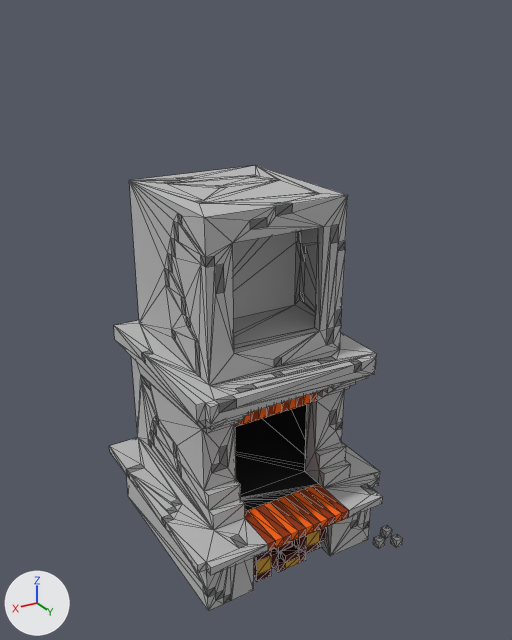
The OBJ model Assets/Games/assets/house_fireplace.obj: old version first, new version second.
The view is the same before and after, from a 50 mm camera at (38.5, 65.2, 61.5) aimed at (-0.2, 0.6, 29.2). Every picture has the same lights, and +X, +Y and +Z are marked at lower left. Mesh edges are drawn as thin lines. Where no turn or scale is listed for an object, it has been applied to the vertices. Vertices at the same position are counted once.

Names of what the first picture shows: 'house_fireplace'.
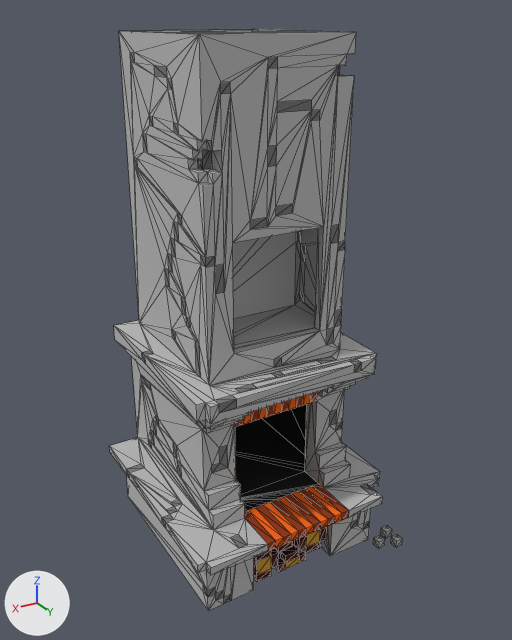
Commit message: new fireplace (again...)

Where the change shows, as pixel boxes (x1, y1, x2, y2) in the pictures (512 x 640 px):
'house_fireplace', reshaped (30% taller)
    before: (109, 165, 403, 611)
    after: (109, 29, 403, 611)
part 1 of me_house_fireplace, built on
    before: (129, 165, 348, 324)
    after: (119, 29, 356, 324)

The change, as a list of edits to the scene's bpy script:
```text
Change me_house_fireplace:
    used by ob_house_fireplace; location = (0.0, 0.0, 0.0)
    remove me_house_fireplace.from_pydata(...)  # 805 vertices, 1630 faces; spans x -14.0..14.0, y -13.5..13.5, z 0.0..44.0
    add me_house_fireplace.from_pydata(...)  # 943 vertices, 1906 faces; spans x -14.0..14.0, y -13.5..13.5, z 0.0..60.0
    me_house_fireplace part 1
    46 vertices are removed from x -8.0..9.0, y -12.5..6.5, z 43.0..44.0
    146 faces are deleted
    108 vertices are added at x -8.0..9.0, y -12.5..6.5, z 43.0..60.0
    7 new vertices lie (0.0, 0.0, 15.0) away from vertices in x -8.0..7.0, y -9.5..6.5, z 37.0..44.0
    5 new vertices lie (0.0, 0.0, 1.0) away from vertices in x -8.0..8.0, y -9.5..6.5, z 47.0..56.0
    6 new vertices lie (0.0, -1.0, 0.0) away from vertices in x -7.0..9.0, y -2.5..6.5, z 43.0..57.0
    5 new vertices lie (0.0, 0.0, 1.0) away from vertices in x -8.0..9.0, y -7.5..6.5, z 47.0..57.0
    6 new vertices lie (0.0, 1.0, 0.0) away from vertices in x -8.0..-7.0, y -7.5..-5.5, z 53.0..56.0
    5 new vertices lie (0.0, 1.0, 0.0) away from vertices in x -8.0..9.0, y 3.5, z 48.0..57.0
    35 new vertices lie (0.0, 1.0, 0.0) away from vertices in x -6.0..9.0, y -10.5..5.5, z 46.0..60.0
    7 new vertices lie (1.0, 0.0, 0.0) away from vertices in x -4.0..5.0, y -3.5..6.5, z 48.0..59.0
    422 new faces join them
```
